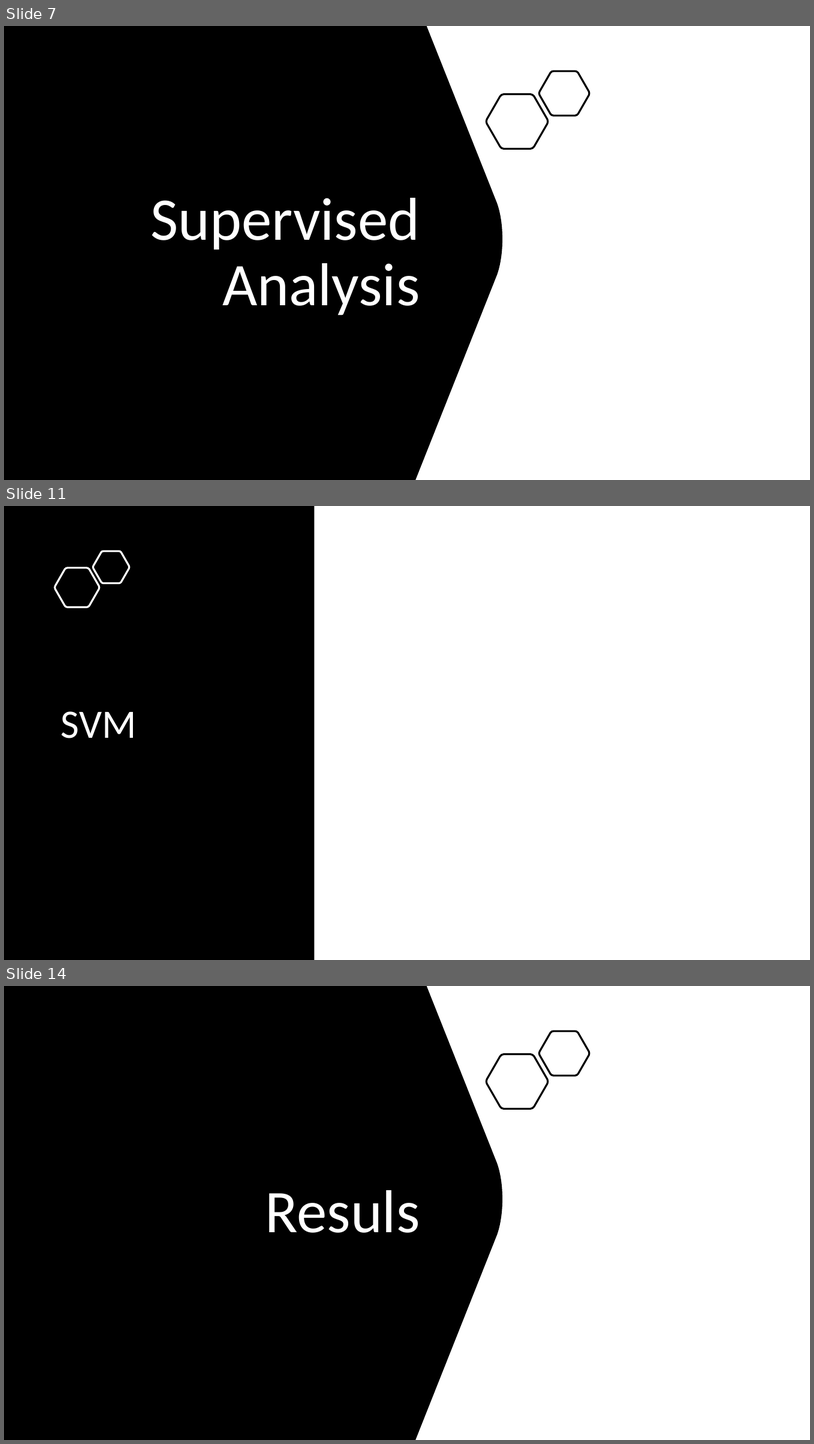
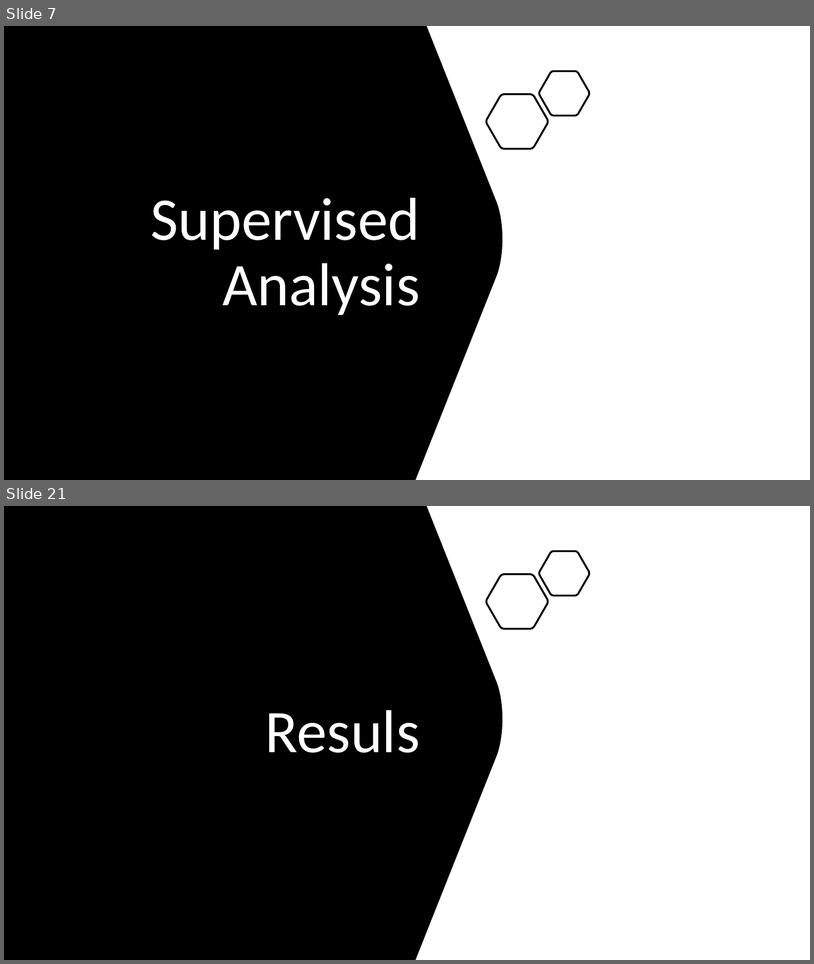
Before and after one commit to yl5741/ML-Proj, a slide deck: Heart Attack Analysis.pptx. Shown one above the other, each under a label of ours: slides 7, 11 and 14 before the commit, slides 7 and 21 after it; the slides between them are not shown. The pictures are 814x1444 and 814x964 pixels, drawn with LibreOffice and Linux fonts; fonts in the diff are those of the drawing. Boxes give left, top, right and bottom in pixels: in the first picture for what was removed or moved away, otherwise in the second. Text is boxed around its words. In the diff, an @@ line names an element or a change of style, - is before the commit and + after.

```diff
--- a/Heart Attack Analysis.pptx
+++ b/Heart Attack Analysis.pptx
@@ slide 11 removed at box(4, 506, 810, 960), background #FFFFFF @@
@@ rectangle removed at box(4, 506, 314, 960) @@
@@ freeform shape removed at box(93, 552, 129, 583) @@
@@ freeform shape removed at box(55, 568, 99, 607) @@
@@ title removed at box(61, 711, 137, 738) @@
-SVM
@@ what was slide 14 is now slide 21 @@
```
Also in this commit, not shown: 5 slides changed, 10 slides added, 2 other slides removed.
